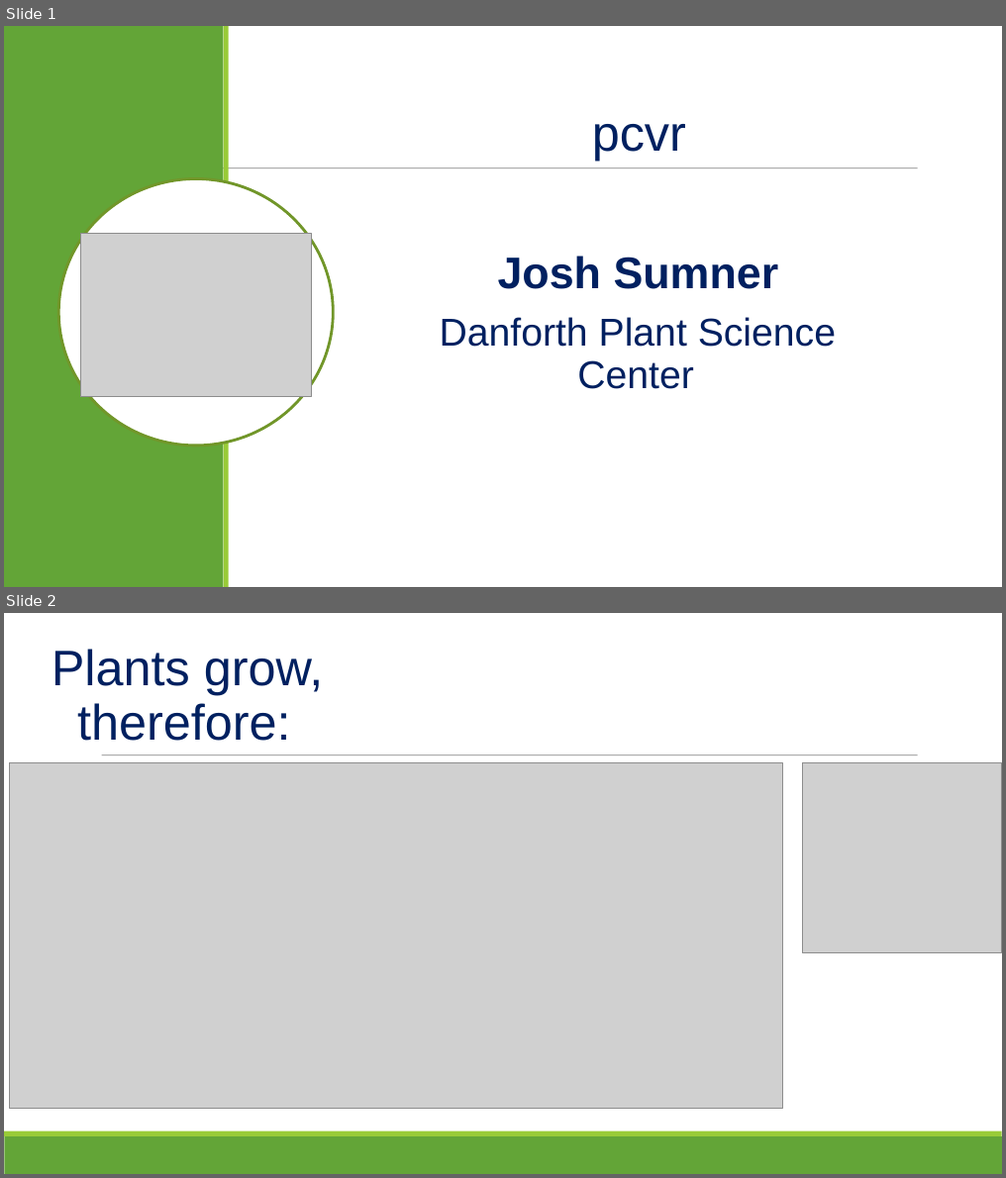
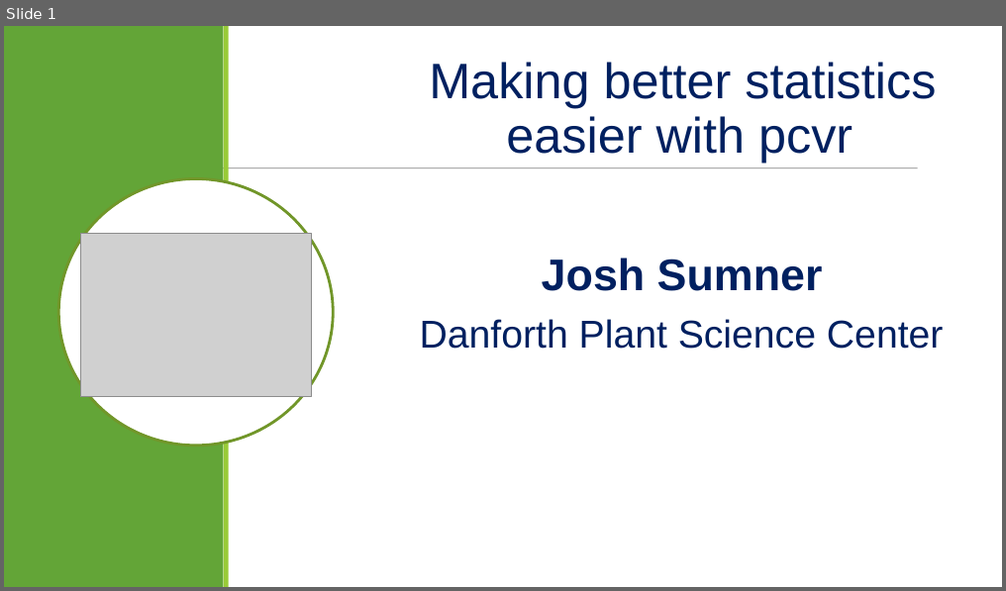
Before and after one commit to danforthcenter/pcvr, a slide deck: papers/nappn_2024/2024-NAPPN-jsumner-lightning.pptx. Shown one above the other, each under a label of ours: slides 1 and 2 before the commit, slide 1 after it. The pictures are 1006x1178 and 1006x591 pixels, drawn with LibreOffice and Linux fonts; fonts in the diff are those of the drawing; grey boxes stand for pictures. Boxes give left, top, right and bottom in pixels: in the first picture for what was removed or moved away, otherwise in the second. Text is boxed around its words. In the diff, an @@ line names an element or a change of style, - is before the commit and + after.

```diff
--- a/papers/nappn_2024/2024-NAPPN-jsumner-lightning.pptx
+++ b/papers/nappn_2024/2024-NAPPN-jsumner-lightning.pptx
@@ slide 2 removed at bbox=[4, 613, 1002, 1174], background #FFFFFF; not listed: 1 template element that a slide beside it also shows @@
@@ text removed at bbox=[52, 649, 323, 741] @@
-  Plants grow, therefore:
@@ picture removed at bbox=[9, 762, 782, 1108] @@
@@ picture removed at bbox=[802, 762, 1002, 954] @@
@@ rectangle removed at bbox=[4, 1137, 1002, 1173] @@
@@ rectangle removed at bbox=[4, 1132, 1002, 1137] @@
@@ slide 1 changed as well @@
@@ text "Making better statistics easier with ...": place and size @@
-text "Making better statistics easier with ..." at bbox=[440, 124, 836, 389]
+text "Making better statistics easier with ..." at bbox=[420, 62, 944, 349]
@@ text at bbox=[429, 62, 936, 163]: text changed @@
-  pcvr
+  Making better statistics easier with pcvr
```
Also in this commit, not shown: 2 slides added, 1 other slide removed, 2 other files.
